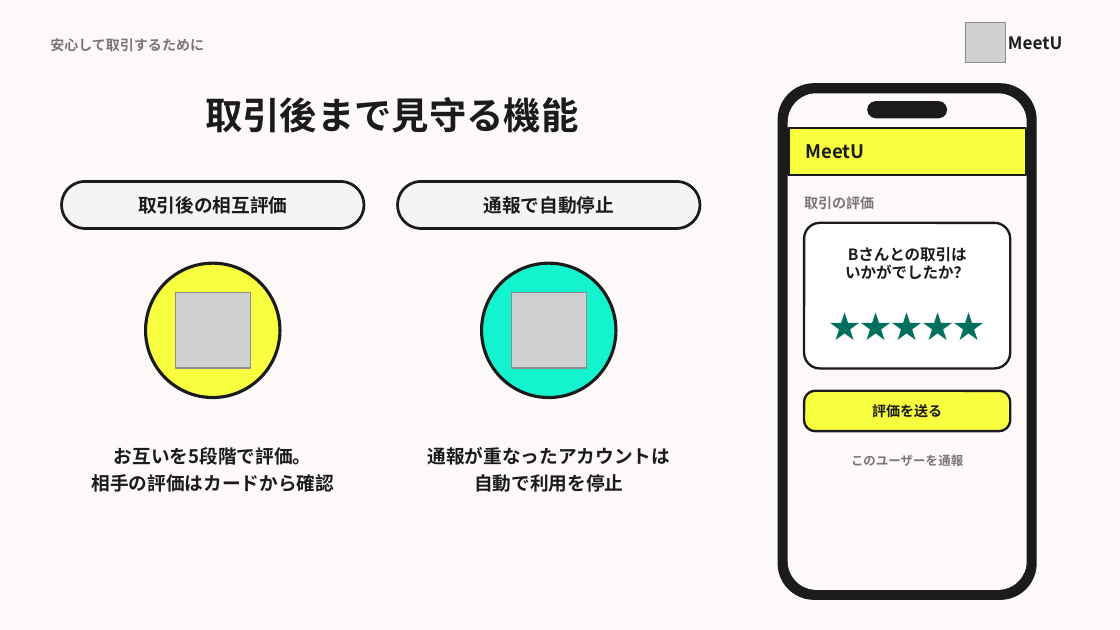
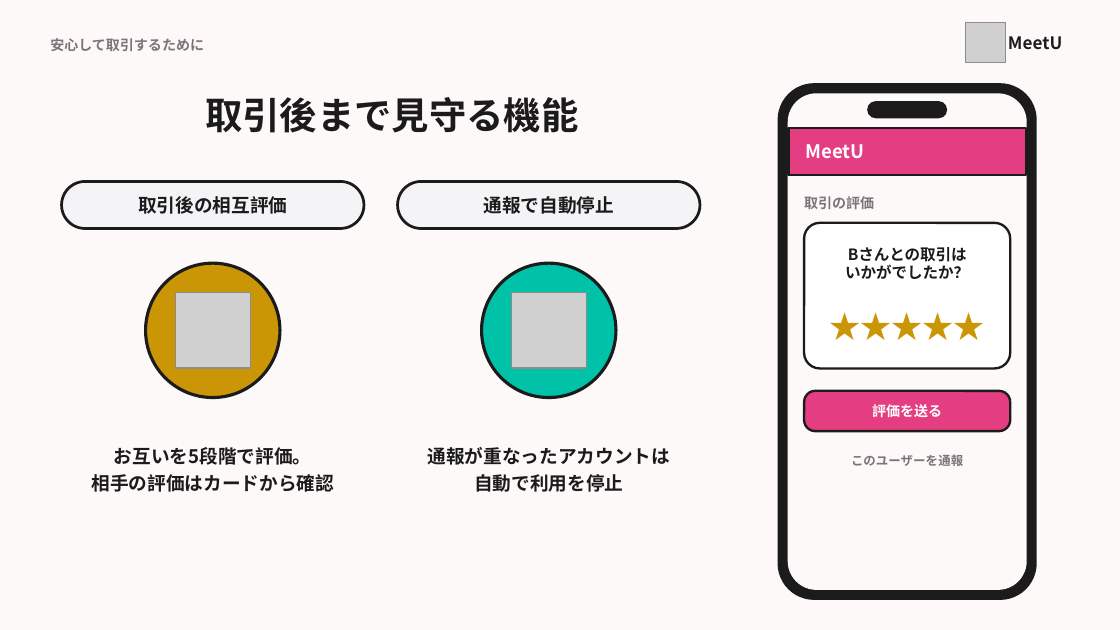
Before and after one commit to MurakamiHonami/MeetU, a slide deck: slide 17 of slide/MeetU_pitch.pptx. Drawn at 1120x630 pixels with LibreOffice and Linux fonts; fonts in the diff are those of the drawing; grey boxes stand for pictures. Boxes give left, top, right and bottom in pixels: in the first picture for what was removed or moved away, otherwise in the second. Text is boxed around its words. In the diff, an @@ line names an element or a change of style, - is before the commit and + after.

```diff
--- a/slide/MeetU_pitch.pptx
+++ b/slide/MeetU_pitch.pptx
@@ rectangle at [788,128,1026,175]: fill #F8FF3E to #E43D81 @@
@@ text "MeetU" at [805,144,864,159]: text colour #1C1B1B to #FFFFFF @@
@@ ellipse at [146,263,280,398]: fill #F8FF3E to #CB9605 @@
@@ ellipse at [482,263,616,398]: fill #13F3CE to #00C2A8 @@
@@ text "★★★★★" at [804,301,1010,352]: text colour #00705E to #CB9605 @@
@@ text "評価を送る" at [872,404,942,417]: text colour #1C1B1B to #FFFFFF @@
@@ rounded rectangle at [804,391,1010,431]: fill #F8FF3E to #E43D81 @@
```
Also in this commit, not shown: 21 other slides changed, 12 other files.
